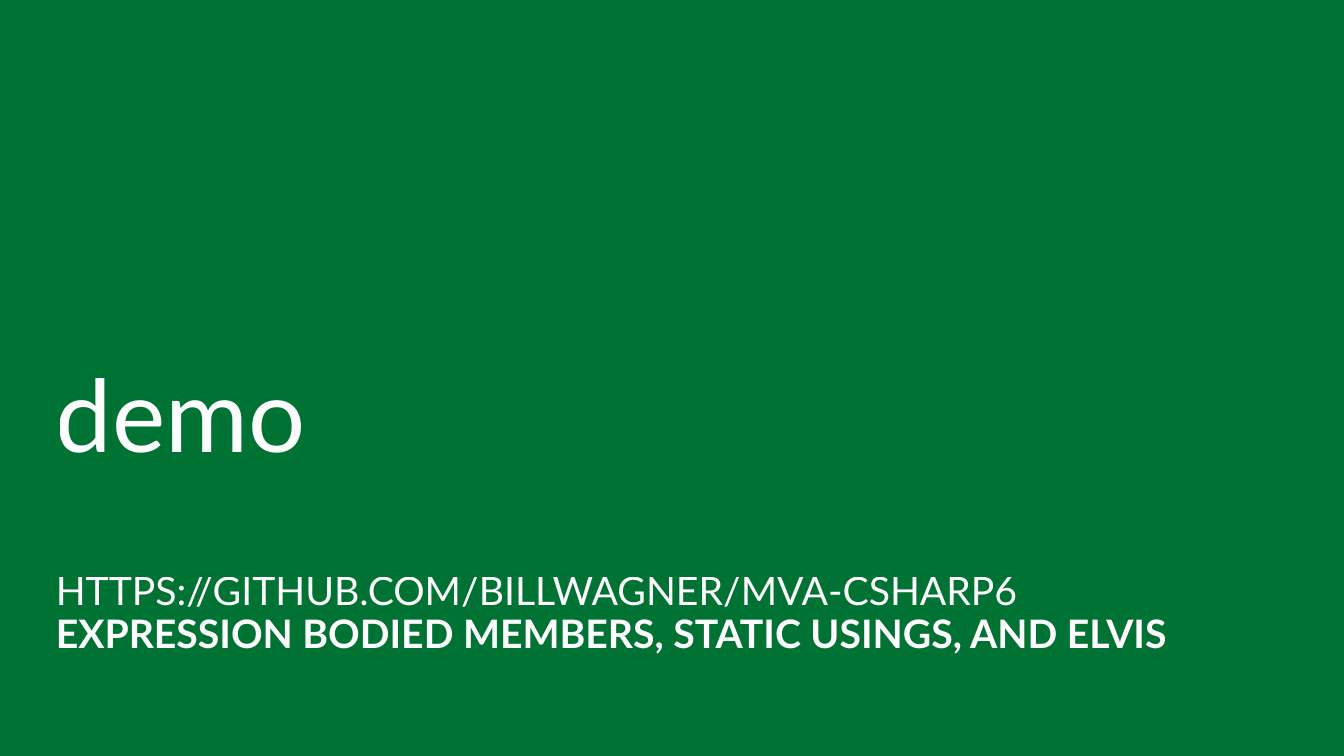
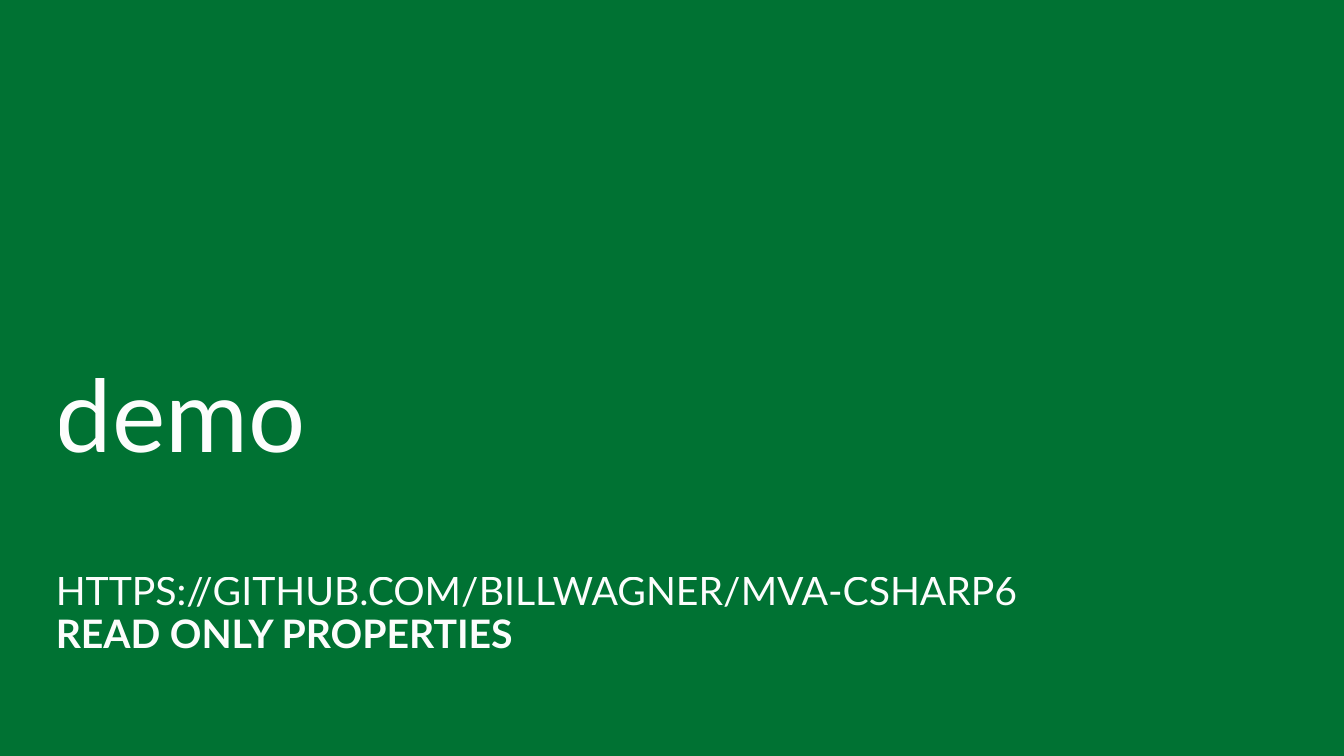
Before and after one commit to BillWagner/MVA-CSharp6, a slide deck: slide 10 of Slides/MVA-What'sNewC#6-Module2.pptx (slide 8 before the commit). Drawn at 1344x756 pixels with LibreOffice and Linux fonts; fonts in the diff are those of the drawing. Boxes give left, top, right and bottom in pixels: in the first picture for what was removed or moved away, otherwise in the second. Text is boxed around its words. In the diff, an @@ line names an element or a change of style, - is before the commit and + after.

```diff
--- a/Slides/MVA-What'sNewC#6-Module2.pptx
+++ b/Slides/MVA-What'sNewC#6-Module2.pptx
@@ subtitle at (x1=56, y1=619, x2=513, y2=649): text changed @@
-EXPRESSION BODIED MEMBERS, STATIC USINGS, AND ELVIS
+READ ONLY PROPERTIES
```
Also in this commit, not shown: 1 other slide changed, 4 slides added, 1 other file.
